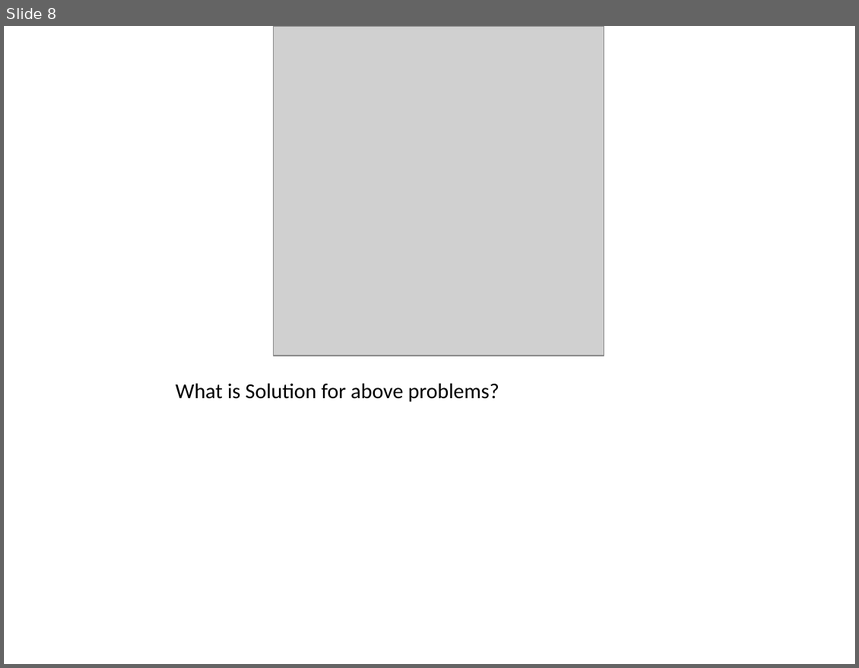
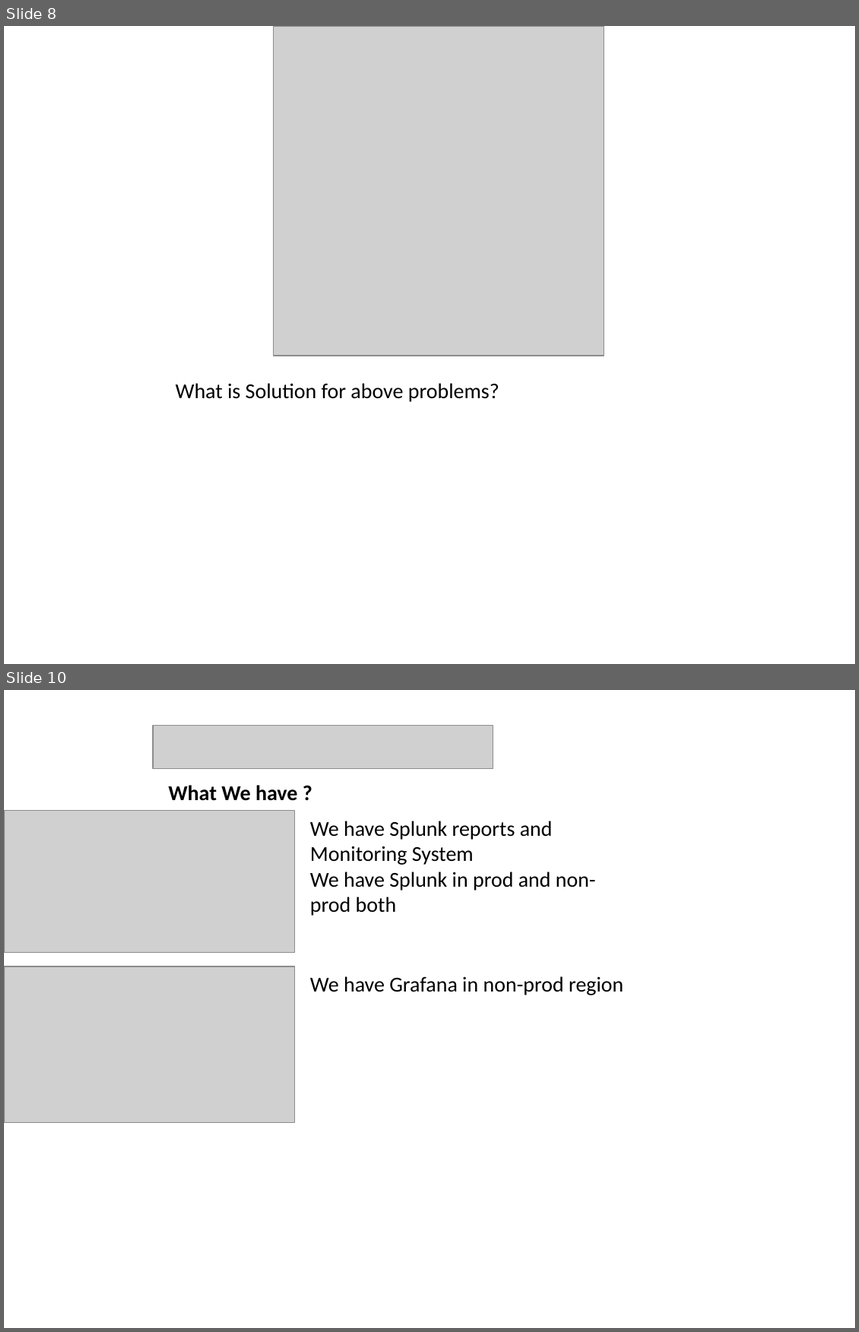
Before and after one commit to AvinashTiwari/Artifical-intelligence, a slide deck: devops/devops.pptx. Shown one above the other, each under a label of ours: slide 8 before the commit, slides 8 and 10 after it; the slides between them are not shown. The pictures are 859x668 and 859x1332 pixels, drawn with LibreOffice and Linux fonts; fonts in the diff are those of the drawing; grey boxes stand for pictures. Boxes give left, top, right and bottom in pixels: in the first picture for what was removed or moved away, otherwise in the second. Text is boxed around its words. In the diff, an @@ line names an element or a change of style, - is before the commit and + after.

```diff
--- a/devops/devops.pptx
+++ b/devops/devops.pptx
@@ slide 10 added at (4,690,855,1328), background #FFFFFF @@
@@ picture added at (153,726,493,769) @@
@@ text added at (168,785,298,801), 18 pt, text #000000, bold @@
+What We have ?
@@ picture added at (4,811,295,953) @@
@@ text added at (310,821,596,916), 18 pt, text #000000 @@
+We have Splunk reports and Monitoring System
+We have Splunk in prod and non-prod both
@@ picture added at (4,967,295,1122) @@
@@ text added at (310,977,623,996), 18 pt, text #000000 @@
+We have Grafana in non-prod region
```
Also in this commit, not shown: 9 other slides added.
